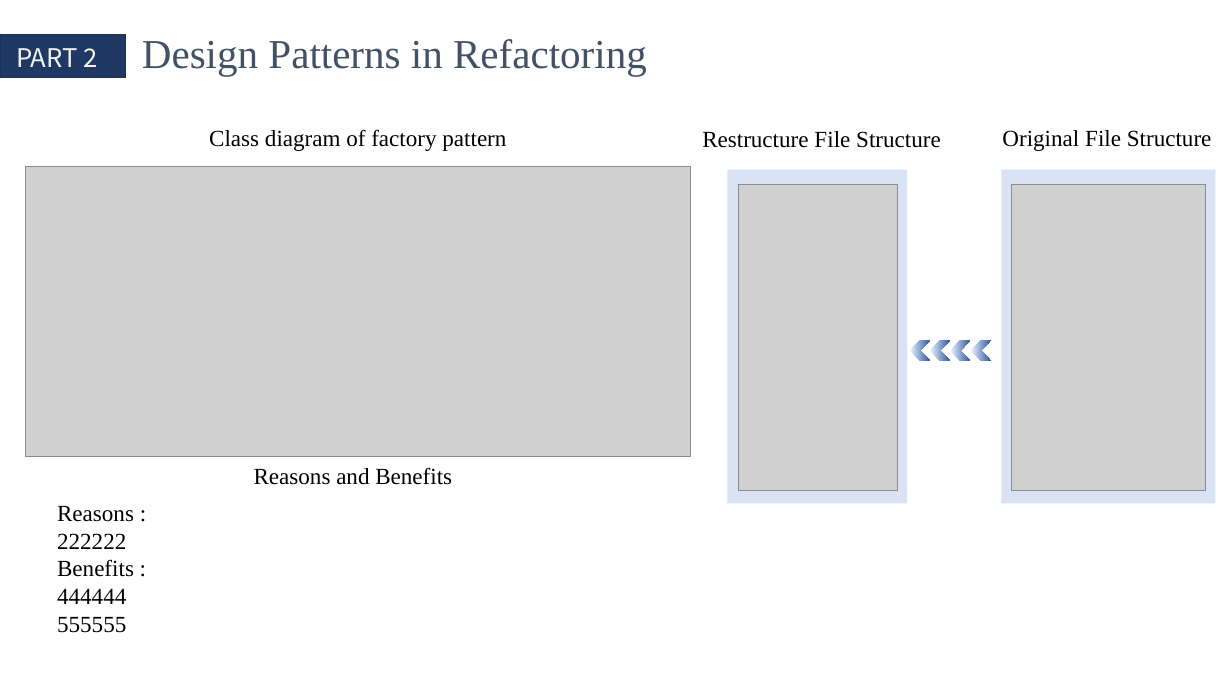
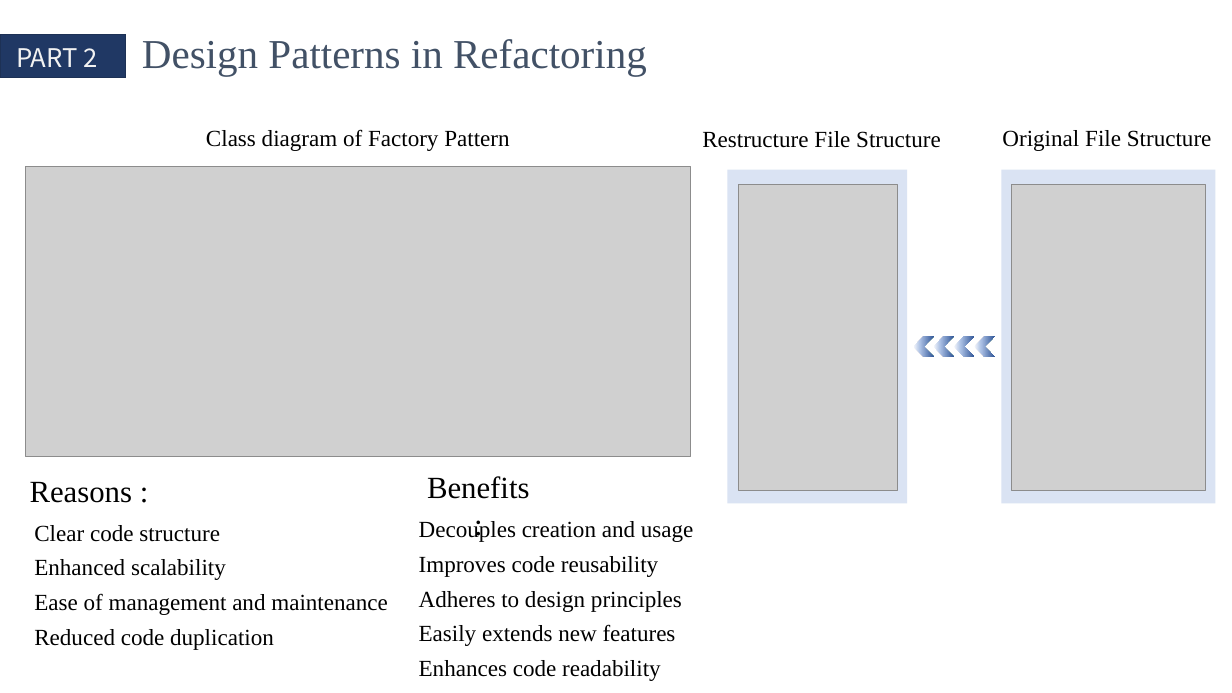
Before and after one commit to QinCheng0928/Cocos2d, a slide deck: slide 6 of 文档/DesignPattern.pptx. Drawn at 1232x693 pixels with LibreOffice and Linux fonts; fonts in the diff are those of the drawing; grey boxes stand for pictures. Boxes give left, top, right and bottom in pixels: in the first picture for what was removed or moved away, otherwise in the second. Text is boxed around its words. In the diff, an @@ line names an element or a change of style, - is before the commit and + after.

```diff
--- a/文档/DesignPattern.pptx
+++ b/文档/DesignPattern.pptx
@@ text at [206,129,509,151]: text changed @@
-Class diagram of factory pattern
+Class diagram of Factory Pattern
@@ 4 chevrons: place and size @@
-4 chevrons at [910,340,992,361]
+4 chevrons at [914,336,995,358]
@@ text at [427,476,530,499]: text changed; size 18 to 24 pt @@
-Reasons and Benefits
+Benefits :
@@ text added at [30,481,133,503], 24 pt, text #000000 @@
+Reasons :
@@ text removed at [57,506,134,633] @@
-Reasons :
-222222
-Benefits :
-444444
-555555
@@ text added at [34,525,388,650], 18 pt, text #000000 @@
+Clear code structure
+Enhanced scalability
+Ease of management and maintenance
+Reduced code duplication
@@ text added at [419,521,694,681], 18 pt, text #000000 @@
+Decouples creation and usage
+Improves code reusability
+Adheres to design principles
+Easily extends new features
+Enhances code readability
```
Also in this commit, not shown: 3 other slides changed, 1 slide added, 5 other files.
